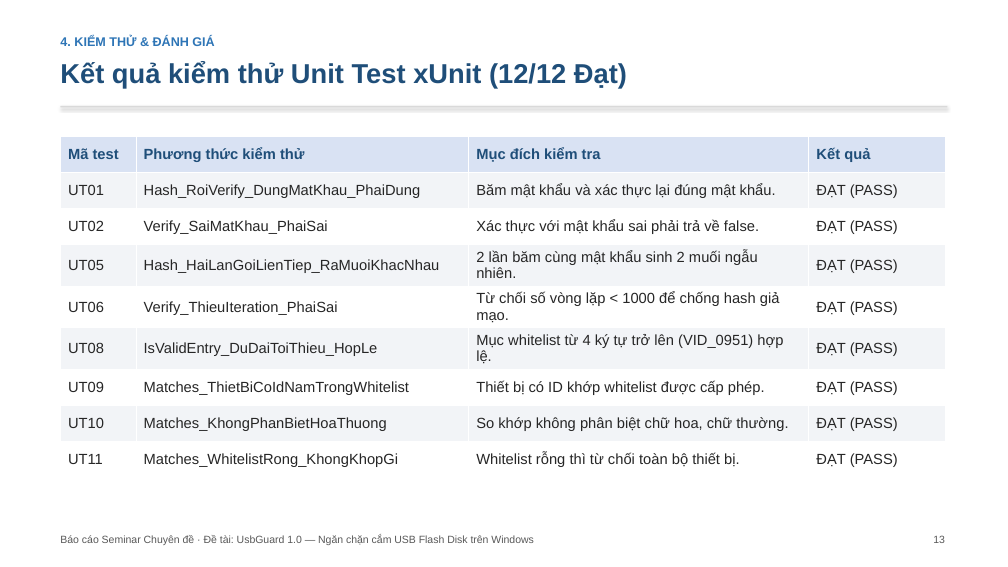
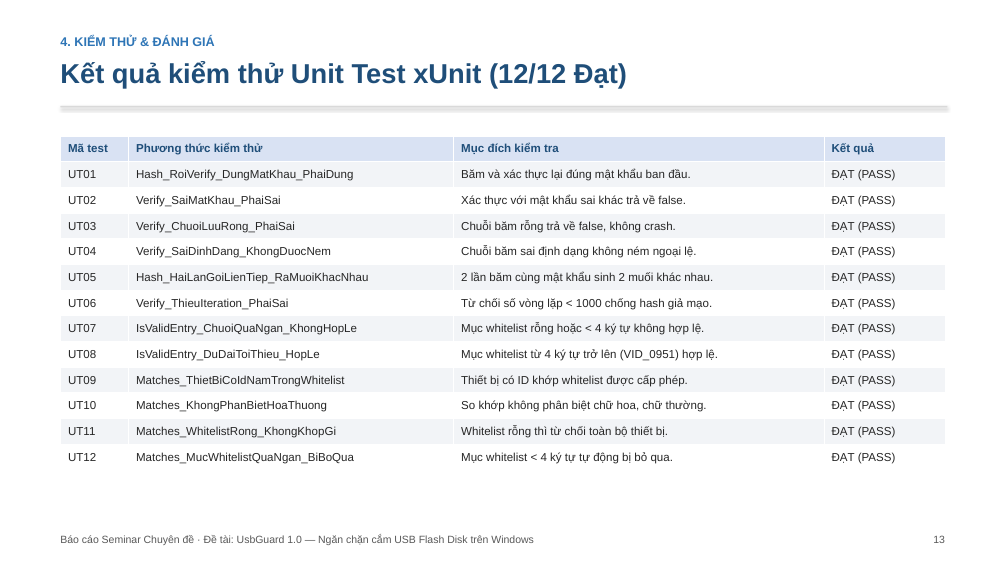
Before and after one commit to hungphamwp/usbguard, a slide deck: slide 13 of slide/SLIDE-UsbGuard.pptx. Drawn at 1008x567 pixels with LibreOffice and Linux fonts; fonts in the diff are those of the drawing. Boxes give left, top, right and bottom in pixels: in the first picture for what was removed or moved away, otherwise in the second. Text is boxed around its words. In the diff, an @@ line names an element or a change of style, - is before the commit and + after.

```diff
--- a/slide/SLIDE-UsbGuard.pptx
+++ b/slide/SLIDE-UsbGuard.pptx
@@ table at [60,136,945,470] @@
-row 2: UT01 | Hash_RoiVerify_DungMatKhau_PhaiDung | Băm mật khẩu và xác thực lại đúng mật khẩu. | ĐẠT (PASS)
-row 3: UT02 | Verify_SaiMatKhau_PhaiSai | Xác thực với mật khẩu sai phải trả về false. | ĐẠT (PASS)
-row 4: UT05 | Hash_HaiLanGoiLienTiep_RaMuoiKhacNhau | 2 lần băm cùng mật khẩu sinh 2 muối ngẫu nhiên. | ĐẠT (PASS)
-row 5: UT06 | Verify_ThieuIteration_PhaiSai | Từ chối số vòng lặp < 1000 để chống hash giả mạo. | ĐẠT (PASS)
+row 2: UT01 | Hash_RoiVerify_DungMatKhau_PhaiDung | Băm và xác thực lại đúng mật khẩu ban đầu. | ĐẠT (PASS)
+row 3: UT02 | Verify_SaiMatKhau_PhaiSai | Xác thực với mật khẩu sai khác trả về false. | ĐẠT (PASS)
+row 4: UT03 | Verify_ChuoiLuuRong_PhaiSai | Chuỗi băm rỗng trả về false, không crash. | ĐẠT (PASS)
+row 5: UT04 | Verify_SaiDinhDang_KhongDuocNem | Chuỗi băm sai định dạng không ném ngoại lệ. | ĐẠT (PASS)
+row 6: UT05 | Hash_HaiLanGoiLienTiep_RaMuoiKhacNhau | 2 lần băm cùng mật khẩu sinh 2 muối khác nhau. | ĐẠT (PASS)
+row 7: UT06 | Verify_ThieuIteration_PhaiSai | Từ chối số vòng lặp < 1000 chống hash giả mạo. | ĐẠT (PASS)
+row 8: UT07 | IsValidEntry_ChuoiQuaNgan_KhongHopLe | Mục whitelist rỗng hoặc < 4 ký tự không hợp lệ. | ĐẠT (PASS)
+row 13: UT12 | Matches_MucWhitelistQuaNgan_BiBoQua | Mục whitelist < 4 ký tự tự động bị bỏ qua. | ĐẠT (PASS)
```
Also in this commit, not shown: 14 other slides changed, 11 other files.
